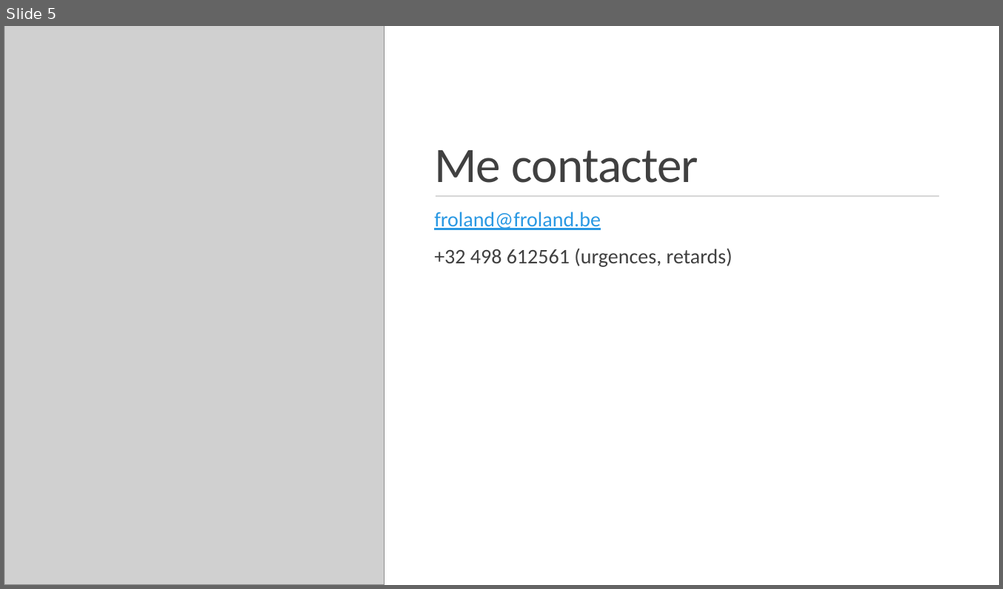
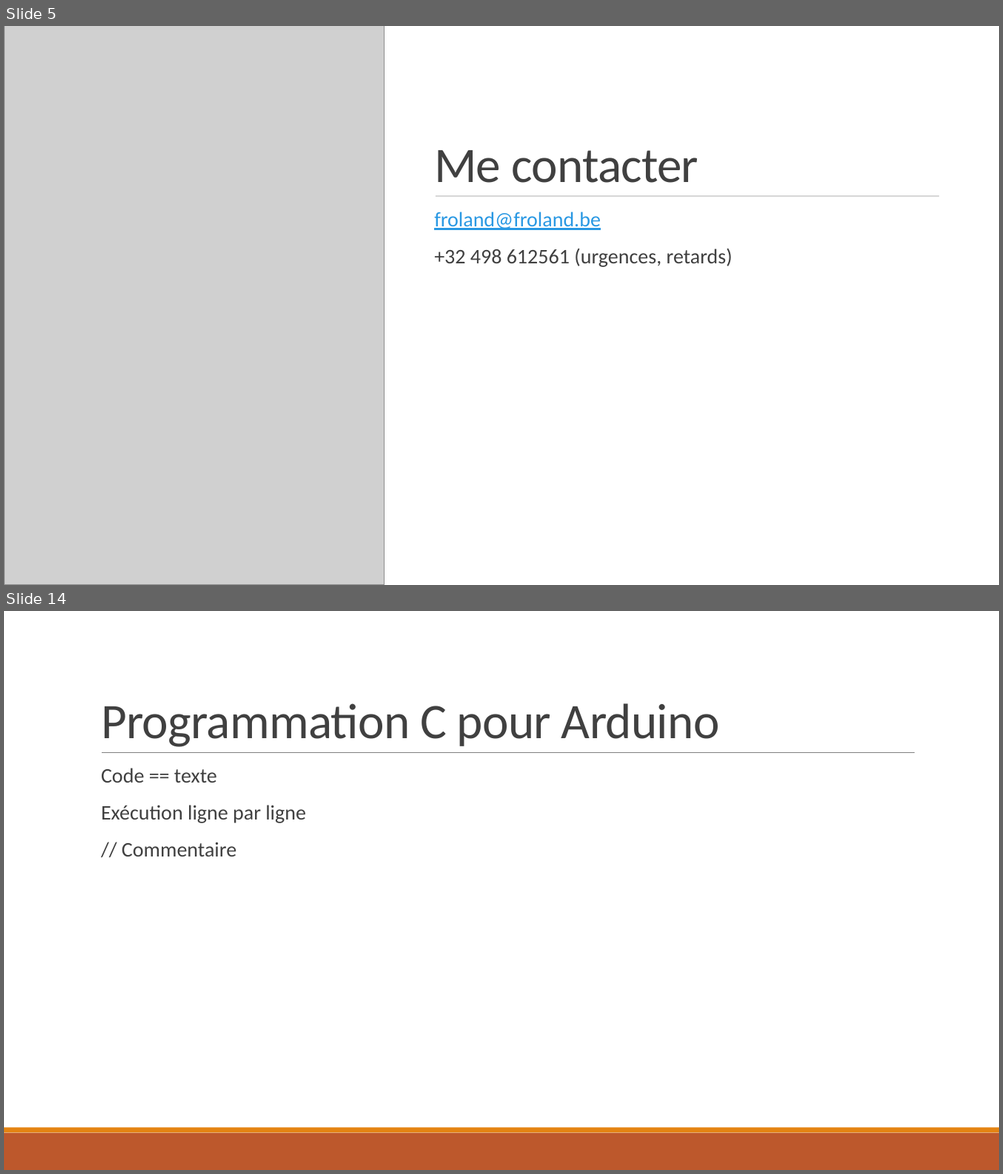
Before and after one commit to froland/cursus-iot-3days, a slide deck: Objets connectés.pptx. Shown one above the other, each under a label of ours: slide 5 before the commit, slides 5 and 14 after it; the slides between them are not shown. The pictures are 1003x589 and 1003x1174 pixels, drawn with LibreOffice and Linux fonts; fonts in the diff are those of the drawing; grey boxes stand for pictures. Boxes give left, top, right and bottom in pixels: in the first picture for what was removed or moved away, otherwise in the second. Text is boxed around its words. In the diff, an @@ line names an element or a change of style, - is before the commit and + after.

```diff
--- a/Objets connectés.pptx
+++ b/Objets connectés.pptx
@@ slide 14 added at (4,611,999,1170), background #FFFFFF; not listed: 2 template elements that a slide beside it also shows @@
@@ title added at (101,703,720,747), 48 pt, text #404040 @@
+Programmation C pour Arduino
@@ line added from (102, 753) to (915, 753), #808080 0.5 pt @@
@@ text added at (101,768,306,857), 20 pt, text #404040 @@
+  Code == texte
+  Exécution ligne par ligne
+  // Commentaire
```
Also in this commit, not shown: 1 slide changed, 16 other slides added, 2 other files.
